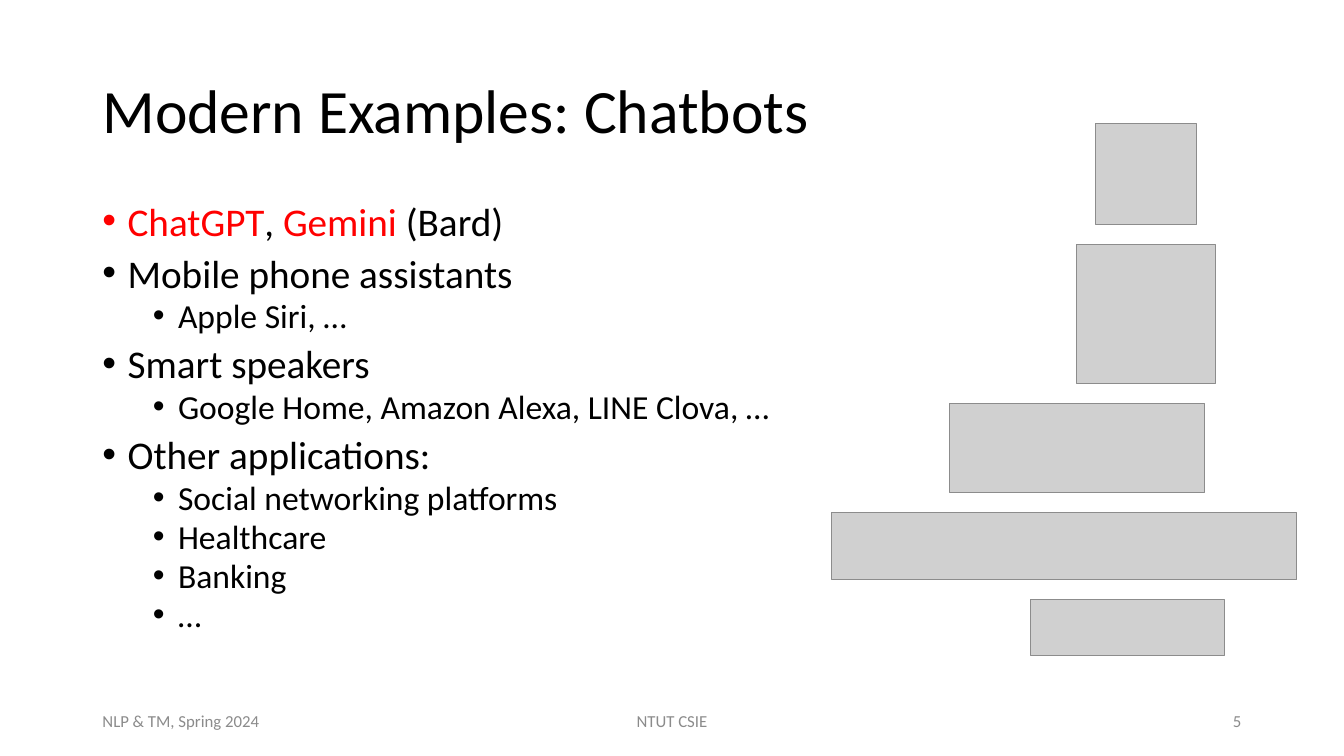
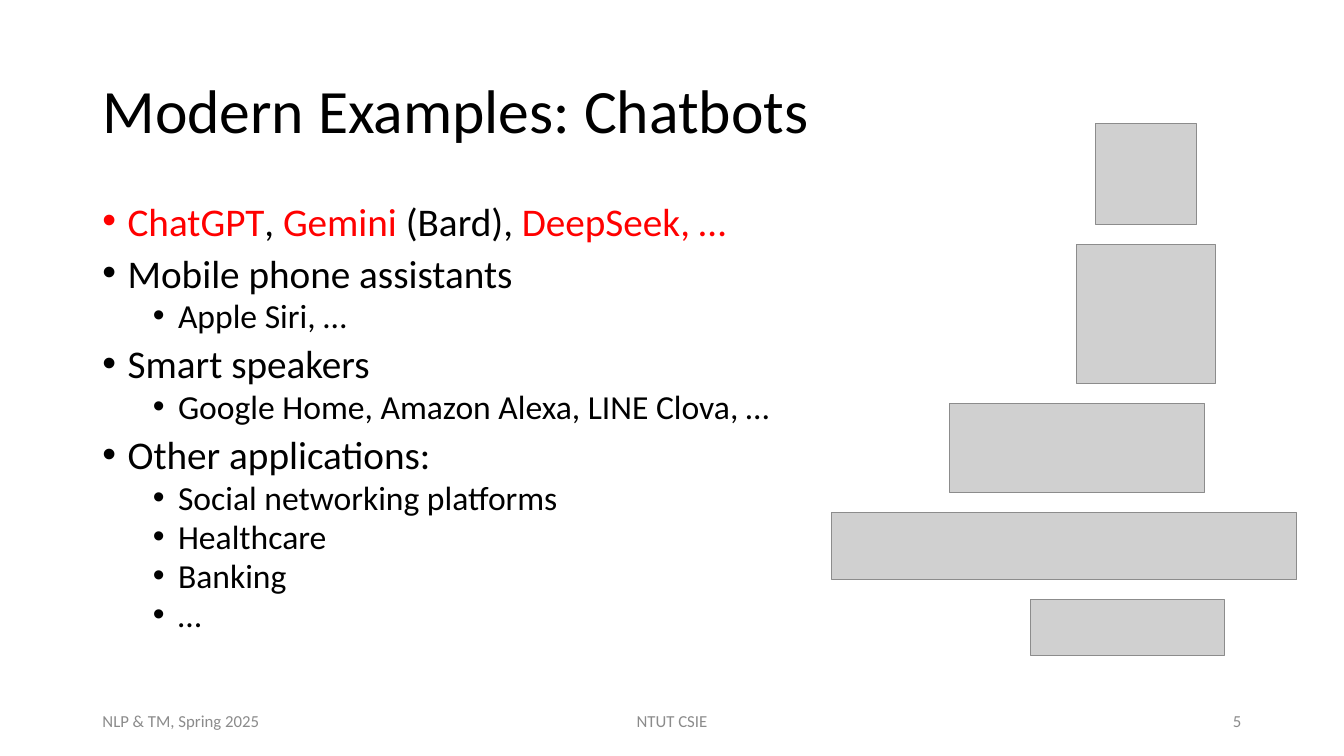
Before and after one commit to chriswjh/chriswjh.github.io, a slide deck: slide 5 of NLP_TM/01-IntroNLP.pptx. Drawn at 1344x756 pixels with LibreOffice and Linux fonts; fonts in the diff are those of the drawing; grey boxes stand for pictures. Boxes give left, top, right and bottom in pixels: in the first picture for what was removed or moved away, otherwise in the second. Text is boxed around its words. In the diff, an @@ line names an element or a change of style, - is before the commit and + after.

```diff
--- a/NLP_TM/01-IntroNLP.pptx
+++ b/NLP_TM/01-IntroNLP.pptx
@@ text at (128,207,690,243): text changed @@
-• ChatGPT, Gemini (Bard)
+• ChatGPT, Gemini (Bard), DeepSeek, …
@@ text at (102,715,259,730): text changed @@
-NLP & TM, Spring 2024
+NLP & TM, Spring 2025
```
Also in this commit, not shown: 29 other slides changed, 2 other files.
